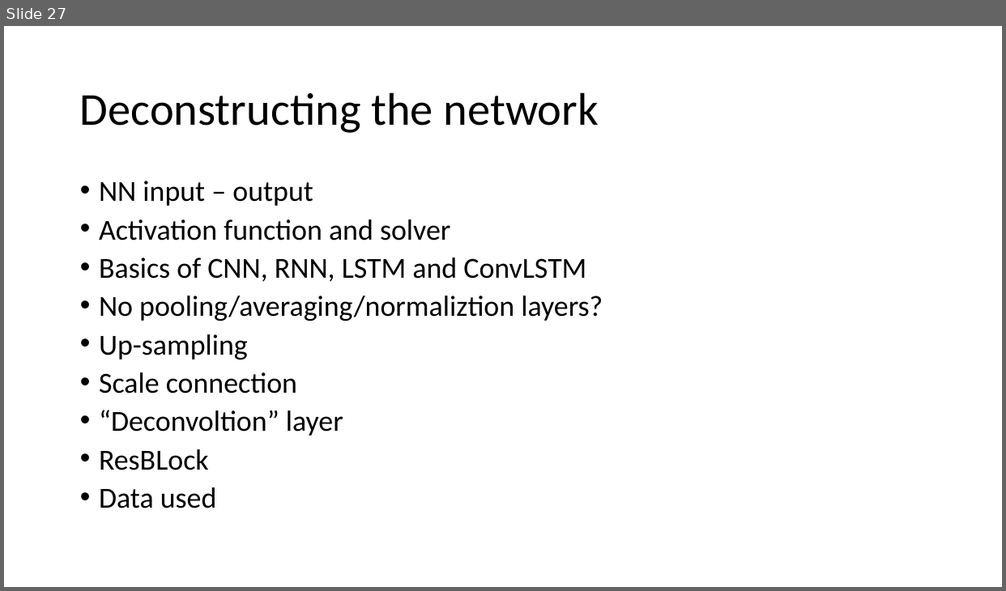
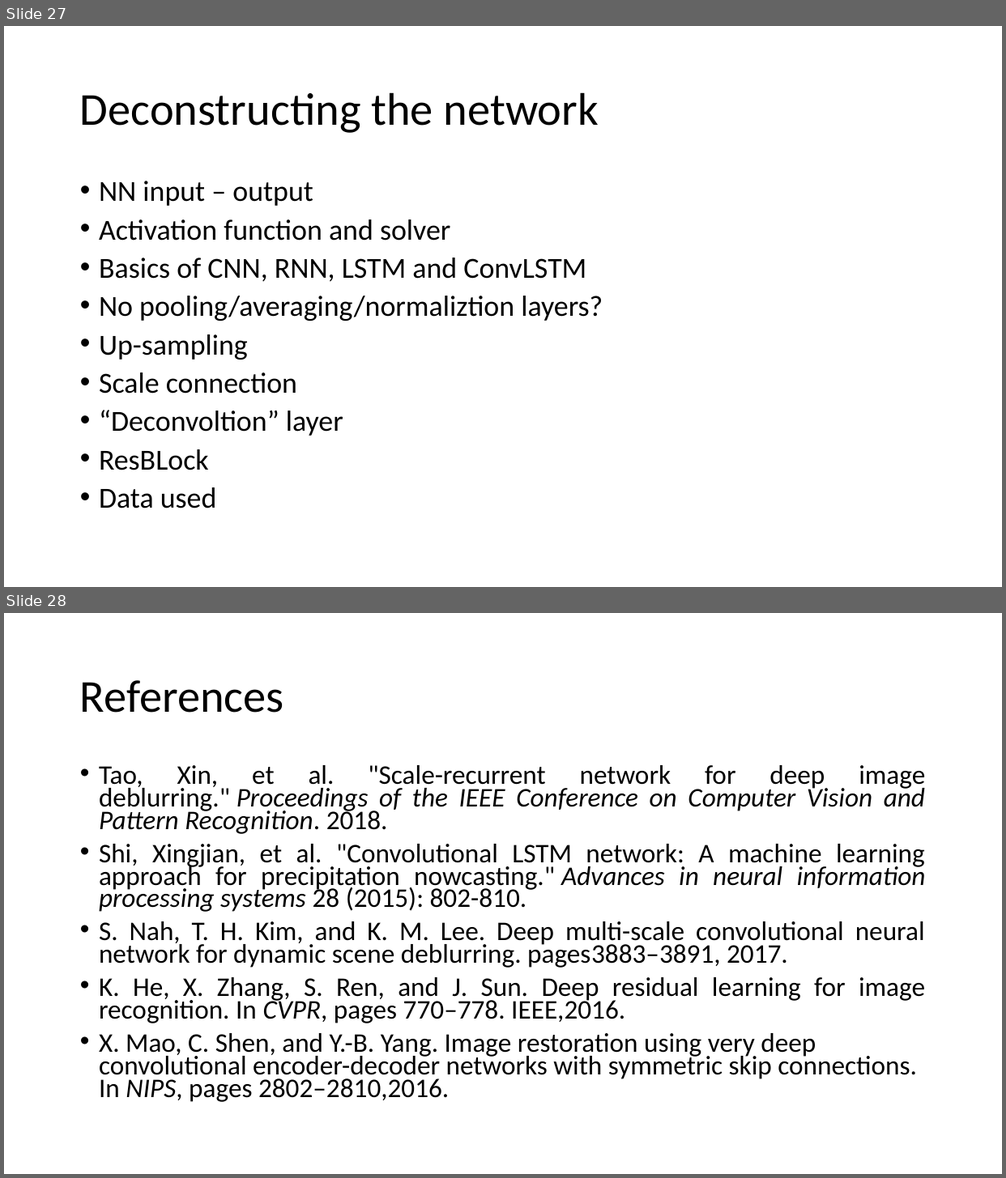
Before and after one commit to Tomlevron/Digital-image-processing, a slide deck: Slideshow/Scale-recurrent network for deblurring.pptx. Shown one above the other, each under a label of ours: slide 27 before the commit, slides 27 and 28 after it. The pictures are 1006x591 and 1006x1178 pixels, drawn with LibreOffice and Linux fonts; fonts in the diff are those of the drawing. Boxes give left, top, right and bottom in pixels: in the first picture for what was removed or moved away, otherwise in the second. Text is boxed around its words. In the diff, an @@ line names an element or a change of style, - is before the commit and + after.

```diff
--- a/Slideshow/Scale-recurrent network for deblurring.pptx
+++ b/Slideshow/Scale-recurrent network for deblurring.pptx
@@ slide 28 added at [4,613,1002,1174], background #FFFFFF @@
@@ title added at [80,680,284,713], 44 pt, text #000000 @@
+References
@@ text added at [99,765,926,1102], 25.9 pt, text #000000 @@
+• Tao, Xin, et al. "Scale-recurrent network for deep image deblurring." Proceedings of the IEEE Conference on Computer Vision and Pattern Recognition. 2018.
+• Shi, Xingjian, et al. "Convolutional LSTM network: A machine learning approach for precipitation nowcasting." Advances in neural information processing systems 28 (2015): 802-810.
+• S. Nah, T. H. Kim, and K. M. Lee. Deep multi-scale convolutional neural network for dynamic scene deblurring. pages3883–3891, 2017.
+• K. He, X. Zhang, S. Ren, and J. Sun. Deep residual learning for image recognition. In CVPR, pages 770–778. IEEE,2016.
+• X. Mao, C. Shen, and Y.-B. Yang. Image restoration using very deep convolutional encoder-decoder networks with symmetric skip connections. In NIPS, pages 2802–2810,2016.
```
Also in this commit, not shown: 1 slide changed.
